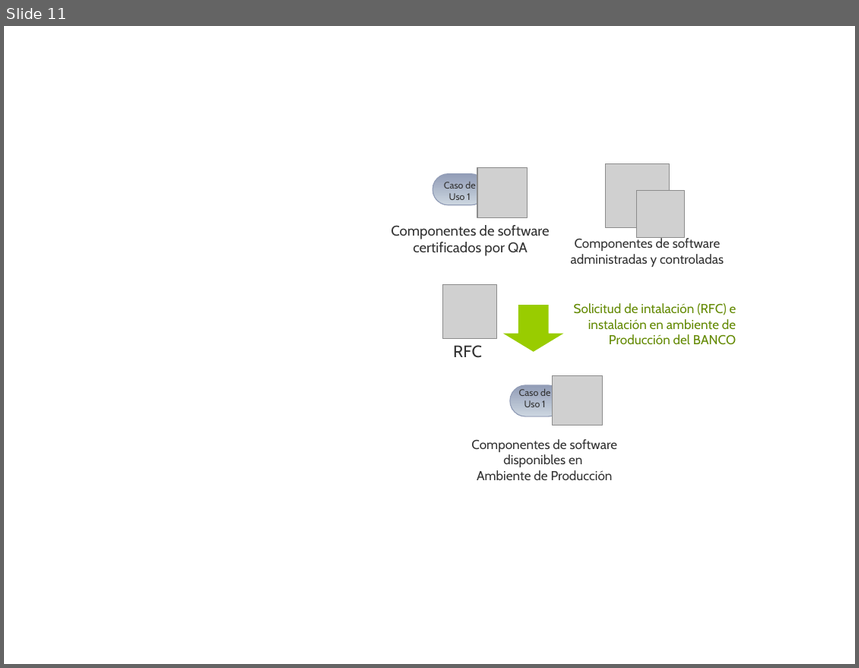
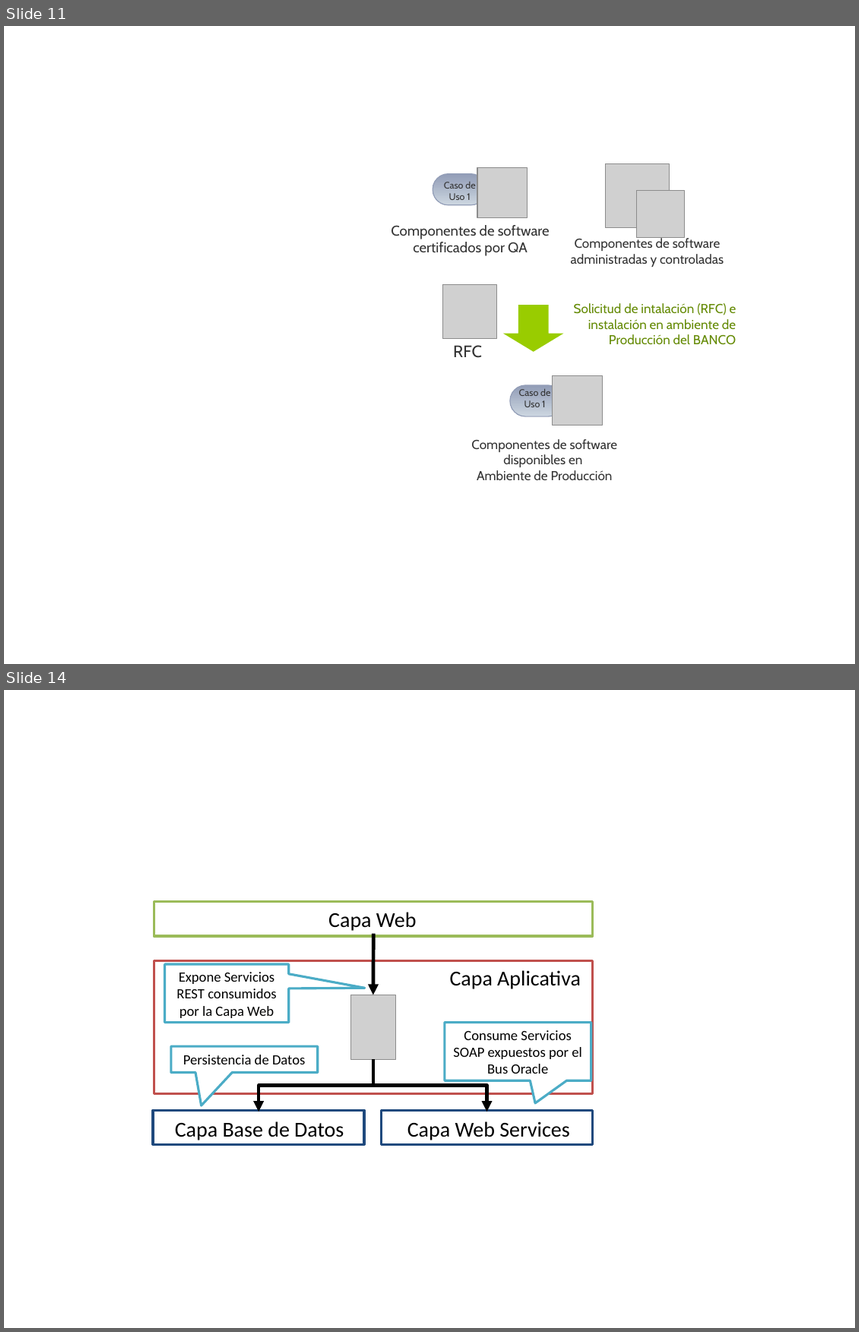
Before and after one commit to SergioCrda/TT2, a slide deck: Metodologia/dibujos.pptx. Shown one above the other, each under a label of ours: slide 11 before the commit, slides 11 and 14 after it; the slides between them are not shown. The pictures are 859x668 and 859x1332 pixels, drawn with LibreOffice and Linux fonts; fonts in the diff are those of the drawing; grey boxes stand for pictures. Boxes give left, top, right and bottom in pixels: in the first picture for what was removed or moved away, otherwise in the second. Text is boxed around its words. In the diff, an @@ line names an element or a change of style, - is before the commit and + after.

```diff
--- a/Metodologia/dibujos.pptx
+++ b/Metodologia/dibujos.pptx
@@ slide 14 added at bbox=[4, 690, 855, 1328], background #FFFFFF @@
@@ rectangle added at bbox=[154, 902, 593, 936], outline #9BBB59 2 pt @@
@@ text added at bbox=[329, 912, 416, 931], 18 pt, text #000000 @@
+Capa Web
@@ arrow added from (373, 933) to (373, 995), #000000 3 pt @@
@@ rectangle added at bbox=[154, 961, 593, 1094], outline #C0504D 2 pt @@
@@ speech box added at bbox=[165, 964, 289, 1022], fill #FFFFFF, outline #4BACC6 2 pt, 12 pt, text #000000 @@
+Expone Servicios REST consumidos por la Capa Web
@@ text added at bbox=[450, 970, 581, 989], 18 pt, text #000000 @@
+Capa Aplicativa
@@ picture added at bbox=[351, 995, 395, 1059] @@
@@ speech box added at bbox=[445, 1023, 591, 1081], fill #FFFFFF, outline #4BACC6 2 pt, 12 pt, text #000000 @@
+Consume Servicios SOAP expuestos por el Bus Oracle
@@ speech box added at bbox=[171, 1046, 317, 1073], fill #FFFFFF, outline #4BACC6 2 pt, 12 pt, text #000000 @@
+Persistencia de Datos
@@ elbow arrow added from (373, 1059) to (259, 1113), #000000 3 pt @@
@@ elbow arrow added from (373, 1059) to (487, 1113), #000000 3 pt @@
@@ rectangle added at bbox=[153, 1110, 364, 1144], outline #1F497D 2 pt @@
@@ text added at bbox=[175, 1122, 344, 1141], 18 pt, text #000000 @@
+Capa Base de Datos
@@ rectangle added at bbox=[381, 1110, 592, 1144], outline #1F497D 2 pt @@
@@ text added at bbox=[408, 1122, 569, 1141], 18 pt, text #000000 @@
+Capa Web Services
```
Also in this commit, not shown: 3 other slides added, 1 other file.
